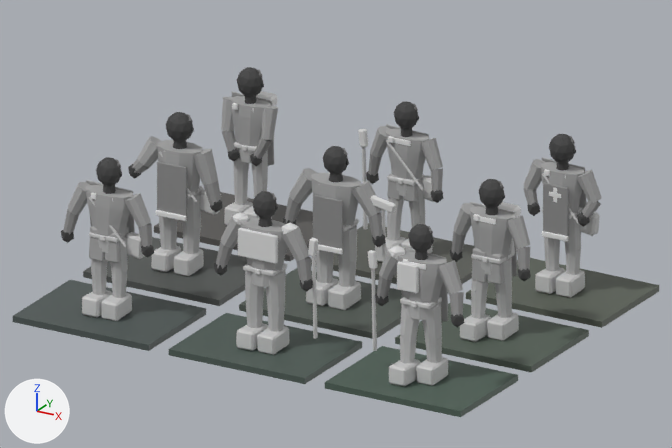
A saved change to the Blender file assets/blender/crownless_npc_archetypes.blend.
The view is the same before and after, from the file's camera 'CAM_NPC_ArchetypeSheet'. Arrows for +X, +Y and +Z are at lower left; the lights stay in place. The picture after the commit comes second.

In view in the first picture: 'PREVIEW_guard', 'PREVIEW_healer', 'PREVIEW_laborer', 'PREVIEW_merchant', 'PREVIEW_raider', 'PREVIEW_refugee', 'PREVIEW_scout', 'PREVIEW_traveller', 'PREVIEW_wayfarer', 'STAGE_guard', 'STAGE_raider', 'STAGE_wayfarer' and 6 more.
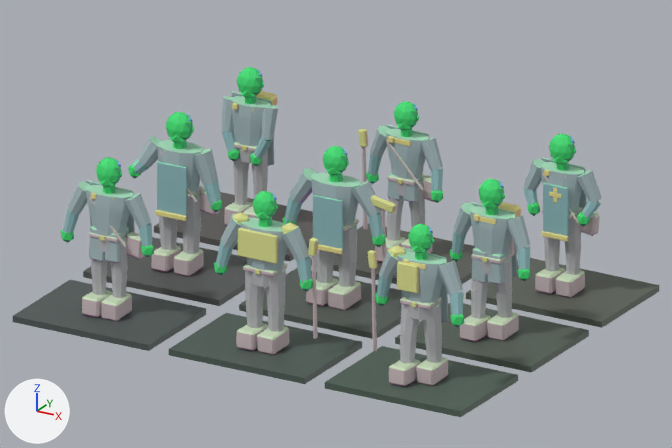
Boxes (x1, y1, x2, y2) around the edits, measured in the pictures (672 x 448 px):
part 1 of me_geo_npc_wayfarer_v01, added
    after: (99, 179, 115, 187)
part 2 of me_geo_npc_wayfarer_v01, recoloured
    both: (61, 157, 154, 321)
part 3 of me_geo_npc_guard_v01, added
    after: (256, 212, 270, 219)
part 4 of me_geo_npc_guard_v01, recoloured
    both: (214, 191, 318, 355)
part 5 of me_geo_npc_raider_v01, added
    after: (411, 245, 426, 253)
part 6 of me_geo_npc_raider_v01, recoloured
    both: (368, 224, 464, 387)
part 7 of me_geo_npc_merchant_v01, added
    after: (169, 135, 185, 142)
part 8 of me_geo_npc_merchant_v01, recoloured
    both: (128, 112, 223, 276)
part 9 of me_geo_npc_laborer_v01, added
    after: (326, 168, 341, 175)
part 10 of me_geo_npc_laborer_v01, recoloured
    both: (283, 146, 396, 310)
part 11 of me_geo_npc_traveller_v01, added
    after: (482, 201, 497, 208)
part 12 of me_geo_npc_traveller_v01, recoloured
    both: (450, 179, 531, 342)
part 13 of me_geo_npc_refugee_v01, added
    after: (240, 90, 256, 98)
part 14 of me_geo_npc_refugee_v01, recoloured
    both: (221, 67, 278, 225)
part 15 of me_geo_npc_scout_v01, added
    after: (397, 123, 411, 130)
part 16 of me_geo_npc_scout_v01, recoloured
    both: (358, 101, 443, 262)
part 17 of me_geo_npc_healer_v01, added
    after: (552, 156, 568, 164)
part 18 of me_geo_npc_healer_v01, recoloured
    both: (523, 134, 602, 298)

What changed in the scene script:
```text
Change me_geo_npc_wayfarer_v01:
    remove me_geo_npc_wayfarer_v01.from_pydata(...)  # 562 vertices, 585 faces; spans x -0.64..0.64, y -0.27..0.26, z -0.01..2.03
    add me_geo_npc_wayfarer_v01.from_pydata(...)  # 574 vertices, 605 faces; spans x -0.64..0.64, y -0.27..0.26, z -0.01..2.03
    me_geo_npc_wayfarer_v01 part 1: a new loose piece, an icosphere of 20 faces spanning x -0.12..0.12, y -0.14..0.07, z 1.65..1.83, in mat_mat_npc_indexed
    me_geo_npc_wayfarer_v01 part 2: 585 kept faces spanning x -0.64..0.64, y -0.27..0.26, z -0.01..2.03 get new vertex colours
Change me_geo_npc_guard_v01:
    remove me_geo_npc_guard_v01.from_pydata(...)  # 512 vertices, 545 faces; spans x -0.68..0.74, y -0.28..0.18, z -0.01..2.02
    add me_geo_npc_guard_v01.from_pydata(...)  # 524 vertices, 565 faces; spans x -0.68..0.74, y -0.28..0.18, z -0.01..2.02
    me_geo_npc_guard_v01 part 3: a new loose piece, an icosphere of 20 faces spanning x -0.11..0.11, y -0.14..0.07, z 1.66..1.83, in mat_mat_npc_indexed
    me_geo_npc_guard_v01 part 4: 545 kept faces spanning x -0.68..0.74, y -0.28..0.18, z -0.01..2.02 get new vertex colours
Change me_geo_npc_raider_v01:
    remove me_geo_npc_raider_v01.from_pydata(...)  # 552 vertices, 580 faces; spans x -0.73..0.68, y -0.38..0.26, z -0.01..2.03
    add me_geo_npc_raider_v01.from_pydata(...)  # 564 vertices, 600 faces; spans x -0.73..0.68, y -0.38..0.26, z -0.01..2.03
    me_geo_npc_raider_v01 part 5: a new loose piece, an icosphere of 20 faces spanning x -0.12..0.12, y -0.14..0.07, z 1.65..1.83, in mat_mat_npc_indexed
    me_geo_npc_raider_v01 part 6: 580 kept faces spanning x -0.73..0.68, y -0.38..0.26, z -0.01..2.03 get new vertex colours
Change me_geo_npc_merchant_v01:
    remove me_geo_npc_merchant_v01.from_pydata(...)  # 510 vertices, 530 faces; spans x -0.64..0.61, y -0.27..0.19, z -0.01..2.04
    add me_geo_npc_merchant_v01.from_pydata(...)  # 522 vertices, 550 faces; spans x -0.64..0.61, y -0.27..0.19, z -0.01..2.04
    me_geo_npc_merchant_v01 part 7: a new loose piece, an icosphere of 20 faces spanning x -0.13..0.13, y -0.15..0.08, z 1.64..1.83, in mat_mat_npc_indexed
    me_geo_npc_merchant_v01 part 8: 530 kept faces spanning x -0.64..0.61, y -0.27..0.19, z -0.01..2.04 get new vertex colours
Change me_geo_npc_laborer_v01:
    remove me_geo_npc_laborer_v01.from_pydata(...)  # 512 vertices, 531 faces; spans x -0.71..0.85, y -0.28..0.19, z -0.01..2.03
    add me_geo_npc_laborer_v01.from_pydata(...)  # 524 vertices, 551 faces; spans x -0.71..0.85, y -0.28..0.19, z -0.01..2.03
    me_geo_npc_laborer_v01 part 9: a new loose piece, an icosphere of 20 faces spanning x -0.12..0.12, y -0.14..0.07, z 1.65..1.83, in mat_mat_npc_indexed
    me_geo_npc_laborer_v01 part 10: 531 kept faces spanning x -0.71..0.85, y -0.28..0.19, z -0.01..2.03 get new vertex colours
Change me_geo_npc_traveller_v01:
    remove me_geo_npc_traveller_v01.from_pydata(...)  # 574 vertices, 603 faces; spans x -0.62..0.62, y -0.38..0.31, z -0.01..2.03
    add me_geo_npc_traveller_v01.from_pydata(...)  # 586 vertices, 623 faces; spans x -0.62..0.62, y -0.38..0.31, z -0.01..2.03
    me_geo_npc_traveller_v01 part 11: a new loose piece, an icosphere of 20 faces spanning x -0.12..0.12, y -0.14..0.07, z 1.65..1.83, in mat_mat_npc_indexed
    me_geo_npc_traveller_v01 part 12: 603 kept faces spanning x -0.62..0.62, y -0.38..0.31, z -0.01..2.03 get new vertex colours
Change me_geo_npc_refugee_v01:
    remove me_geo_npc_refugee_v01.from_pydata(...)  # 526 vertices, 551 faces; spans x -0.38..0.38, y -0.26..0.31, z -0.01..2.04
    add me_geo_npc_refugee_v01.from_pydata(...)  # 538 vertices, 571 faces; spans x -0.38..0.38, y -0.26..0.31, z -0.01..2.04
    me_geo_npc_refugee_v01 part 13: a new loose piece, an icosphere of 20 faces spanning x -0.12..0.12, y -0.14..0.08, z 1.64..1.83, in mat_mat_npc_indexed
    me_geo_npc_refugee_v01 part 14: 551 kept faces spanning x -0.38..0.38, y -0.26..0.31, z -0.01..2.04 get new vertex colours
Change me_geo_npc_scout_v01:
    remove me_geo_npc_scout_v01.from_pydata(...)  # 602 vertices, 623 faces; spans x -0.66..0.59, y -0.37..0.23, z -0.01..2.02
    add me_geo_npc_scout_v01.from_pydata(...)  # 614 vertices, 643 faces; spans x -0.66..0.59, y -0.37..0.23, z -0.01..2.02
    me_geo_npc_scout_v01 part 15: a new loose piece, an icosphere of 20 faces spanning x -0.11..0.11, y -0.14..0.07, z 1.66..1.83, in mat_mat_npc_indexed
    me_geo_npc_scout_v01 part 16: 623 kept faces spanning x -0.66..0.59, y -0.37..0.23, z -0.01..2.02 get new vertex colours
Change me_geo_npc_healer_v01:
    remove me_geo_npc_healer_v01.from_pydata(...)  # 610 vertices, 637 faces; spans x -0.53..0.53, y -0.26..0.26, z -0.01..2.04
    add me_geo_npc_healer_v01.from_pydata(...)  # 622 vertices, 657 faces; spans x -0.53..0.53, y -0.26..0.26, z -0.01..2.04
    me_geo_npc_healer_v01 part 17: a new loose piece, an icosphere of 20 faces spanning x -0.12..0.12, y -0.14..0.08, z 1.64..1.83, in mat_mat_npc_indexed
    me_geo_npc_healer_v01 part 18: 637 kept faces spanning x -0.53..0.53, y -0.26..0.26, z -0.01..2.04 get new vertex colours
```
